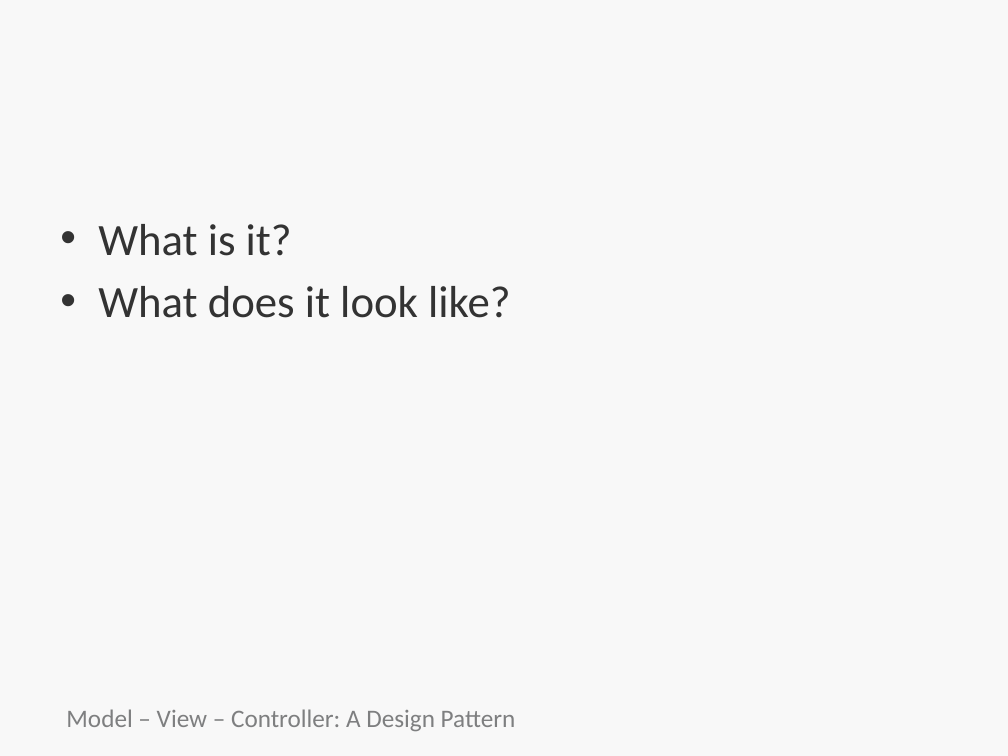
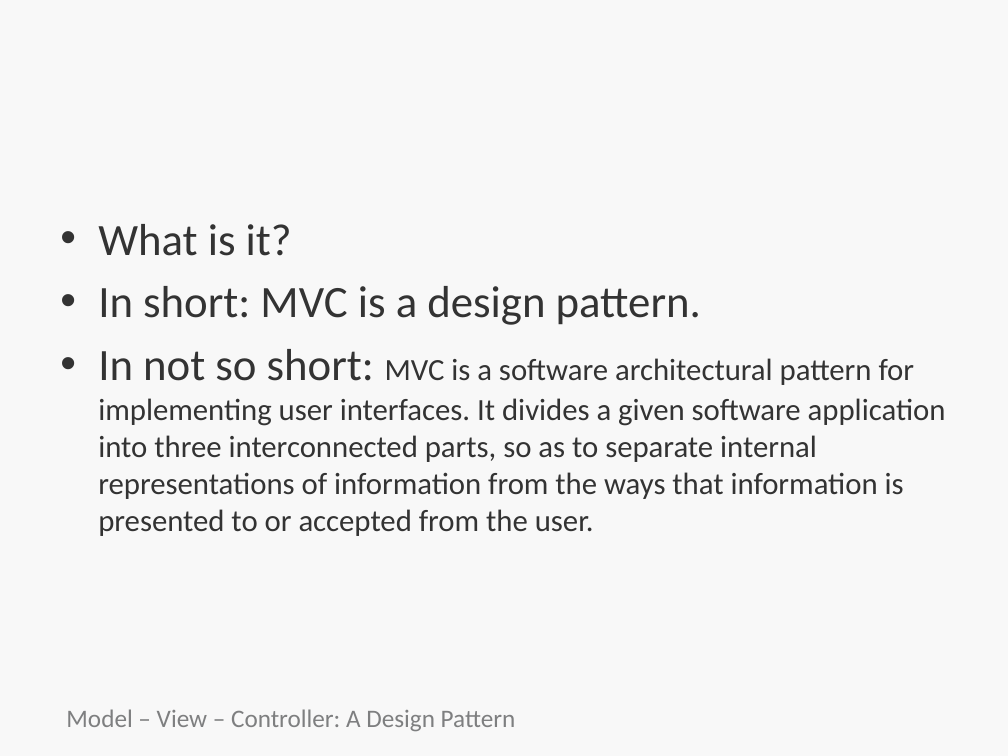
Before and after one commit to bootcoder/lectures, a slide deck: slide 7 of 1phase/ruby-mvc-single-res/HT-MVC.pptx. Drawn at 1008x756 pixels with LibreOffice and Linux fonts; fonts in the diff are those of the drawing; background and template pictures are left out. Boxes give left, top, right and bottom in pixels: in the first picture for what was removed or moved away, otherwise in the second. Text is boxed around its words. In the diff, an @@ line names an element or a change of style, - is before the commit and + after.

```diff
--- a/1phase/ruby-mvc-single-res/HT-MVC.pptx
+++ b/1phase/ruby-mvc-single-res/HT-MVC.pptx
@@ text at (98,286,946,536): text changed; size 32 to 22 pt @@
-• What does it look like?
+• In short: MVC is a design pattern.
+• In not so short: MVC is a software architectural pattern for implementing user interfaces. It divides a given software application into three interconnected parts, so as to separate internal representations of information from the ways that information is presented to or accepted from the user.
```
Also in this commit, not shown: 2 other slides changed, 1 slide added.
